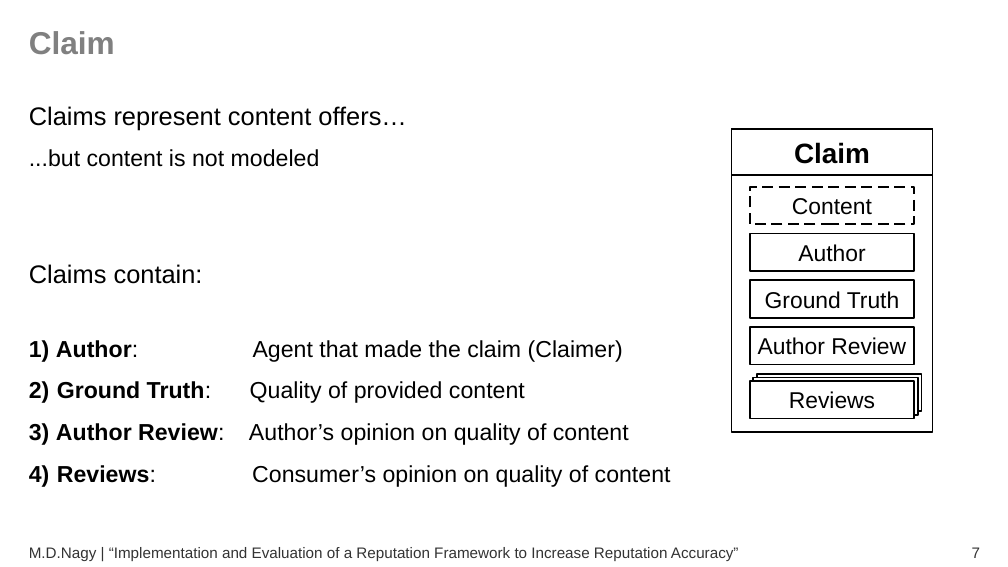
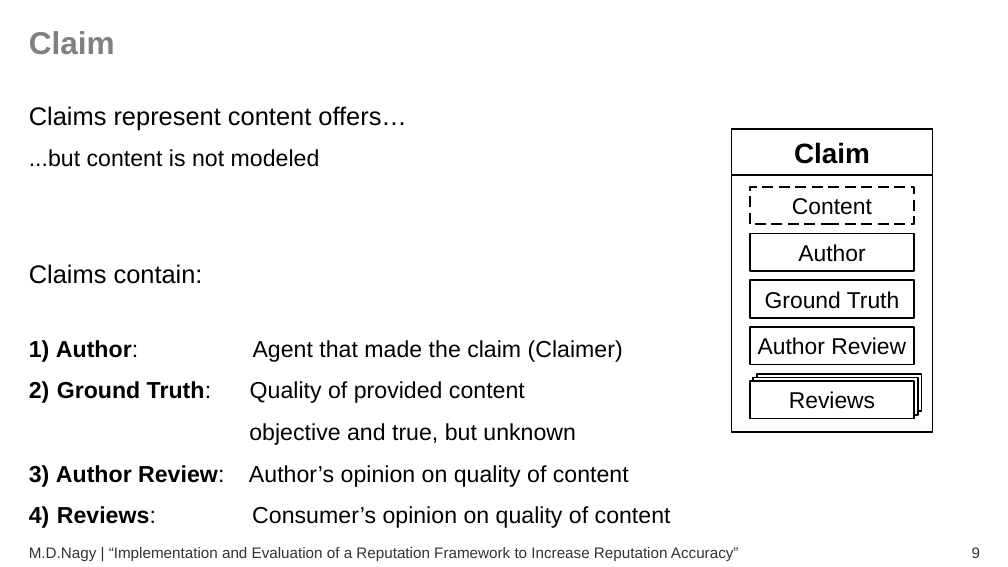
Before and after one commit to donatmarton/pyrepsys, a slide deck: slide 9 of thesis/mt-donat/pres/pres.odp (slide 7 before the commit). Drawn at 1008x567 pixels with LibreOffice and Linux fonts; fonts in the diff are those of the drawing. Boxes give left, top, right and bottom in pixels: in the first picture for what was removed or moved away, otherwise in the second. Text is boxed around its words. In the diff, an @@ line names an element or a change of style, - is before the commit and + after.

```diff
--- a/thesis/mt-donat/pres/pres.odp
+++ b/thesis/mt-donat/pres/pres.odp
@@ text at [57,381,576,445]: text changed @@
-2) Ground Truth: Quality of provided content
+2) Ground Truth: Quality of provided content
+   objective and true, but unknown
@@ page number at [972,547,980,558]: text changed @@
-7
+9
```
Also in this commit, not shown: 4 other slides changed, 2 slides added.
